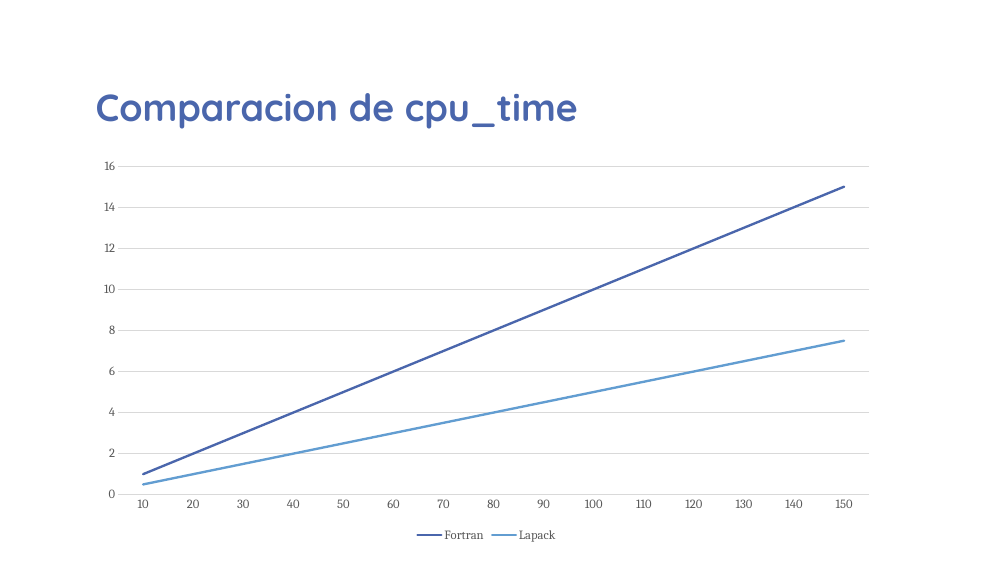
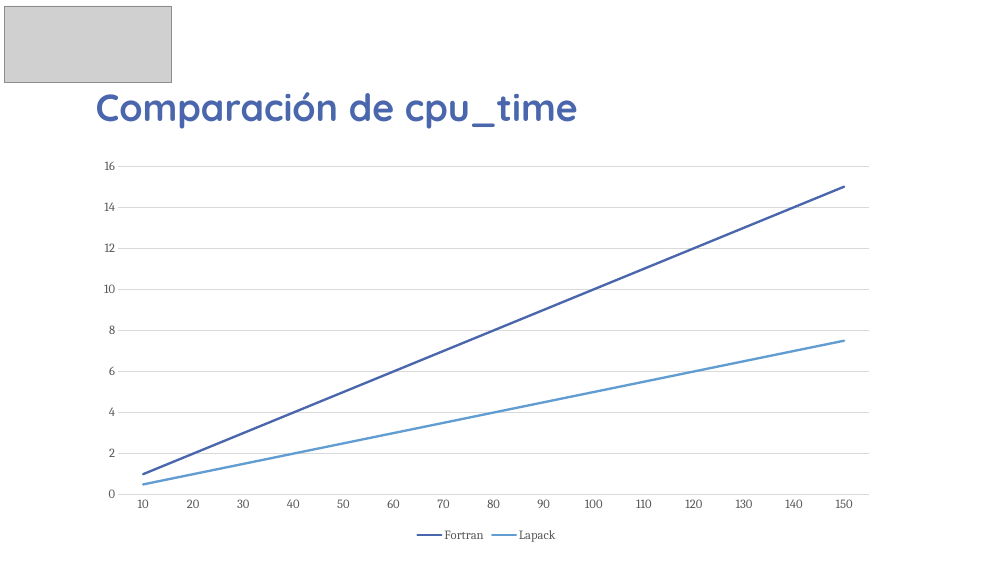
Before and after one commit to guaguaUPM/UPM, a slide deck: slide 7 of lu-lapack.pptx (slide 2 before the commit). Drawn at 1008x567 pixels with LibreOffice and Linux fonts; fonts in the diff are those of the drawing; grey boxes stand for pictures; background and template pictures are left out. Boxes give left, top, right and bottom in pixels: in the first picture for what was removed or moved away, otherwise in the second. Text is boxed around its words. In the diff, an @@ line names an element or a change of style, - is before the commit and + after.

```diff
--- a/lu-lapack.pptx
+++ b/lu-lapack.pptx
@@ picture added at (5, 6, 172, 82) @@
@@ title at (96, 82, 578, 129): text changed @@
-Comparacion de cpu_time
+Comparación de cpu_time
```
Also in this commit, not shown: 1 other slide changed, 5 slides added, 1 other file.
